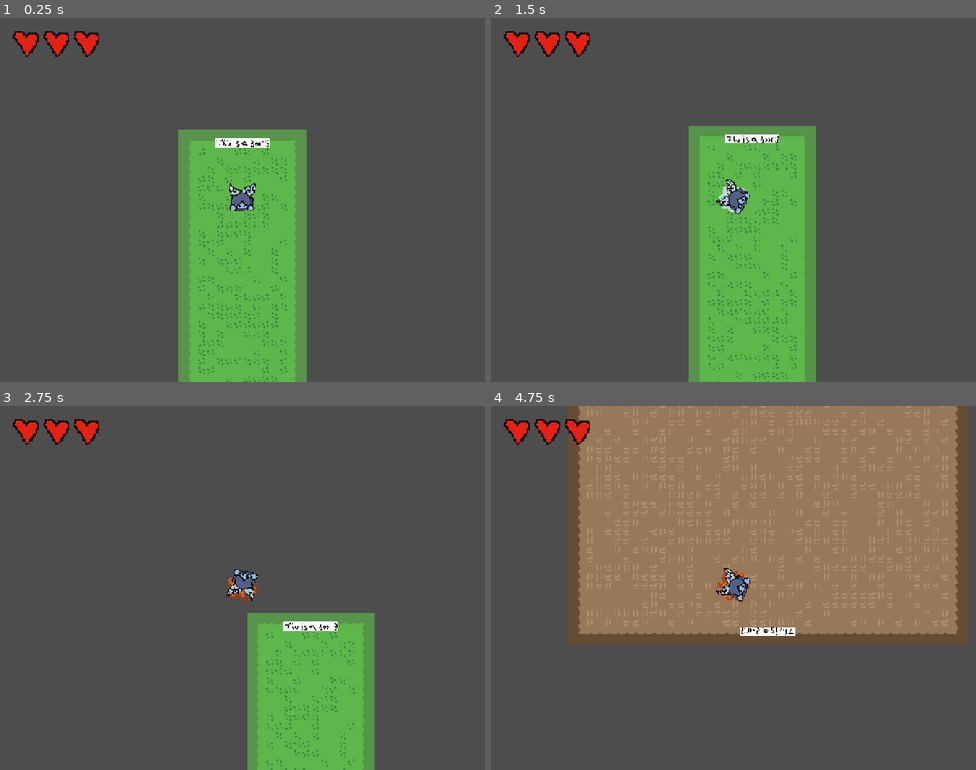
Above: before the commit, frames 1-4 (two rows, left to right).
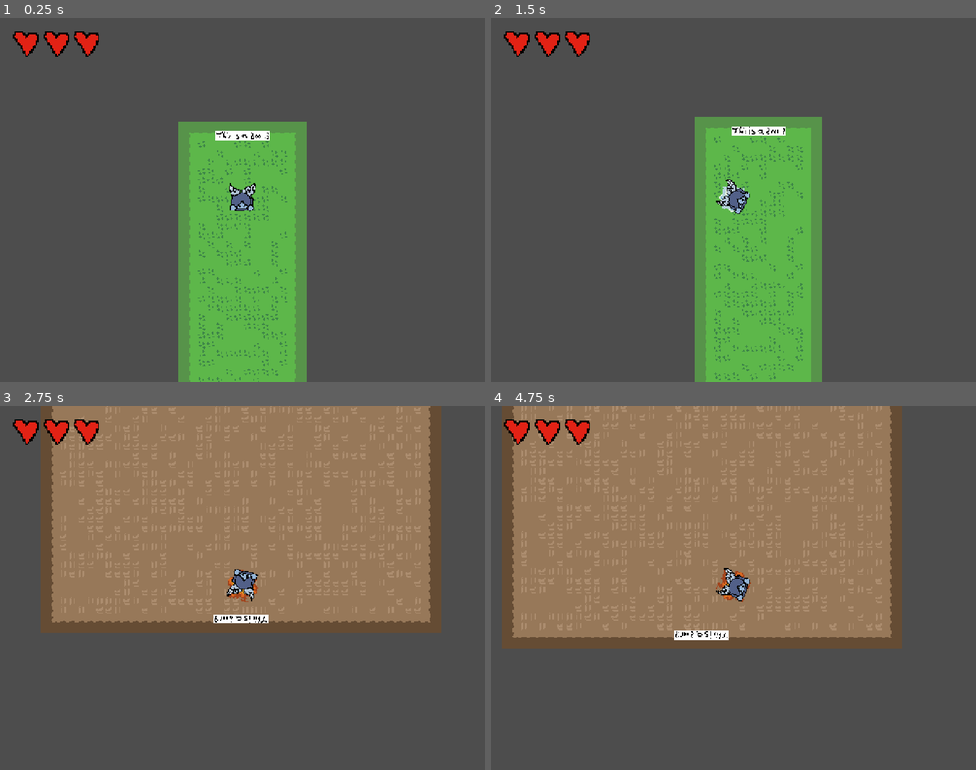
Above: after the commit, the same moments.

Repository: kheeys-a-kheeys/spin-2-win
Game: Godot game, scene res://World/World.tscn
The game is run twice, just before and just after one commit, with the same random seed, the same clock (stepped at 60 frames per second) and the same inputs.
Inputs (mouse positions are in pixels of both pictures, inside the frame that each line leads up to):
- Up to frame 1 (0.25 s): no input
- Up to frame 2 (1.5 s): tap Enter at 0.5 s; move the mouse to (840, 181) at 0.52 s; tap Space (Spawn-enemy) at 0.6, 1.25 s; move the mouse to (636, 218) at 1.27 s; right-click (636, 218) at 1.35 s
- Up to frame 3 (2.75 s): move the mouse to (291, 507) at 2.02 s; click (291, 507) at 2.1 s
- Up to frame 4 (4.75 s): move the mouse to (709, 660) at 2.77 s; tap Space (Spawn-enemy) at 2.85 s; move the mouse to (879, 642) at 3.52 s; right-click (879, 642) at 3.6 s; move the mouse to (588, 533) at 4.27 s; click (588, 533) at 4.35 s

The runs differ from the first frame. In frame 1, 2.9% of the frame differs, in the area x 36-64%, y 28-100%; in frame 2, 6.6%; in frame 3, 60%, in the area x 8-91%, y 0-100%; in frame 4, 22%.

Commit message:
added room borders + customizable to each room

Diff:
--- a/Globals/Global.gd
+++ b/Globals/Global.gd
@@ -2,3 +2,7 @@
 
 var player = null
 var boss = null
+var world_boundaries_right: float
+var world_boundaries_left: float
+var world_boundaries_up: float
+var world_boundaries_down: float
--- a/Player/Player.gd
+++ b/Player/Player.gd
@@ -15,6 +15,12 @@
 var invulf_max: int = 60 # max i-frame count\
 var points: = 0 #players gains points from different interactiosn including killing enemies
 
+#world_boundaries
+var left_boundary: float
+var right_boundary: float
+var up_boundary: float
+var down_boundary: float
+
 @onready var sprite = $spinor
 @onready var fire_aura = $"spinor-fire"
 @onready var frost_aura = $"spinor-frost"
@@ -26,6 +32,24 @@
 	print(get_groups())
 
 func _physics_process(delta: float) -> void:
+	#refrence
+	left_boundary = Global.world_boundaries_left
+	right_boundary = Global.world_boundaries_right
+	up_boundary = Global.world_boundaries_up
+	down_boundary = Global.world_boundaries_down
+
+	#check player out of bounds
+	if global_position.x < left_boundary:
+		global_position.x = left_boundary + 0.2
+	elif global_position.x > right_boundary:
+		global_position.x = right_boundary - 0.2
+	#y axis is inverted
+	elif global_position.y < up_boundary:
+		global_position.y = up_boundary + 0.2
+	elif global_position.y > down_boundary:
+		global_position.y = down_boundary - 0.2
+
+
 	if invulf > 0:
 		invulf += -1
 		if invulf % 5 == 0: # invulf / x must be an even number!
@@ -33,9 +57,23 @@
 
 # function (eventually) connected to area_entered signal
 func _on_player_opp_collision(o_box: Area2D) -> void:
-	#print("area collided")
-	#print("opponent area positioned at: ", o_box.global_position)
-	damage_machine(o_box)
+	#world_collisions
+	if o_box.name == "left-boundary":
+		motion.x = abs(motion.x)
+		global_position.x += 10
+	elif o_box.name == "right-boundary":
+		motion.x = -abs(motion.x)
+		global_position.x -= 10
+	elif o_box.name == "up-boundary":
+		motion.y = abs(motion.y)
+		global_position.y += 10
+	elif o_box.name == "down-boundary":
+		motion.y = -abs(motion.y)
+		global_position.y -= 10
+	else:
+
+
+		damage_machine(o_box)
 	#player_collision(o_box)
 
 # function connected to body_entered signal
@@ -149,6 +187,13 @@
 			bounce(o_box, speed)
 		elif o_box.get_parent().type == "fire" || o_box.get_parent().type == "frost":
 			damage_received(o_box)
+
+	#dirty fix but it works so....
+	if global_position.x < -8:
+		global_position.x = 8
+
+
+
 # what to do when actually damaged
 func damage_received(o_box: Area2D) -> void:
 	if invulf == 0: # if i-frames aren't active
--- a/World/World.gd
+++ b/World/World.gd
@@ -42,7 +42,8 @@
 	Player.set_frame()
 	Player.spin_frame(delta)
 
-func _physics_process(delta: float) -> void:
+
+# return mouse position relative to the viewport centerfunc _physics_process(delta: float) -> void:
 	#if Player.speed < 64:
 		#Player.spin = 0 # gives some leeway in movement
 
@@ -53,7 +54,6 @@
 	if Player.spin != 0:
 		Player.aligning(target)
 
-# return mouse position relative to the viewport center
 func mouse_target() -> Vector2:
 	var mouse_pos = get_viewport().get_mouse_position()
 	return mouse_pos - viewport_rect.get_center()
--- a/World/levelContainer/Level-Cave-0/Level-Cave-0.gd
+++ b/World/levelContainer/Level-Cave-0/Level-Cave-0.gd
@@ -1,7 +1,11 @@
 extends Node2D
 
 @onready var doors = [$"door-north", $"door-south"]
-
+func _ready() -> void:
+	Global.world_boundaries_left = 3
+	Global.world_boundaries_right = 500
+	Global.world_boundaries_up = 3
+	Global.world_boundaries_down = 501
 # this function should be generally applicable to all levels with doors
 func door_transition(from_door: String) -> void:
 	for i in doors:
--- a/World/levelContainer/Level-Cave-0/Level-Cave-0.tscn
+++ b/World/levelContainer/Level-Cave-0/Level-Cave-0.tscn
@@ -63,6 +63,17 @@
 polygons = Array[PackedInt32Array]([PackedInt32Array(0, 1, 2, 3)])
 outlines = Array[PackedVector2Array]([PackedVector2Array(0, 0, 503, 0, 503, 504, 0, 504)])
 
+[sub_resource type="WorldBoundaryShape2D" id="WorldBoundaryShape2D_ir4rd"]
+normal = Vector2(1, 0)
+
+[sub_resource type="WorldBoundaryShape2D" id="WorldBoundaryShape2D_f7dj6"]
+normal = Vector2(-1, 0)
+
+[sub_resource type="WorldBoundaryShape2D" id="WorldBoundaryShape2D_tyokq"]
+normal = Vector2(0, 1)
+
+[sub_resource type="WorldBoundaryShape2D" id="WorldBoundaryShape2D_lcj5s"]
+
 [node name="Level-Cave-0" type="Node2D" unique_id=619317119]
 script = ExtResource("1_wlyaq")
 
@@ -103,4 +114,28 @@
 [node name="NavigationRegion2D" type="NavigationRegion2D" parent="." unique_id=711085607]
 navigation_polygon = SubResource("NavigationPolygon_ai34y")
 
+[node name="left-boundary" type="Area2D" parent="." unique_id=761361994]
+
+[node name="CollisionShape2D" type="CollisionShape2D" parent="left-boundary" unique_id=1802447092]
+position = Vector2(1, 0)
+shape = SubResource("WorldBoundaryShape2D_ir4rd")
+
+[node name="right-boundary" type="Area2D" parent="." unique_id=800398810]
+
+[node name="CollisionShape2D" type="CollisionShape2D" parent="right-boundary" unique_id=758346808]
+position = Vector2(501, 11)
+shape = SubResource("WorldBoundaryShape2D_f7dj6")
+
+[node name="up-boundary" type="Area2D" parent="." unique_id=1023338458]
+
+[node name="CollisionShape2D" type="CollisionShape2D" parent="up-boundary" unique_id=1076900916]
+position = Vector2(167, 3)
+shape = SubResource("WorldBoundaryShape2D_tyokq")
+
+[node name="down-boundary" type="Area2D" parent="." unique_id=1822338615]
+
+[node name="CollisionShape2D" type="CollisionShape2D" parent="down-boundary" unique_id=1600391462]
+position = Vector2(200, 502)
+shape = SubResource("WorldBoundaryShape2D_lcj5s")
+
 [connection signal="area_entered" from="door-south/Area2D" to="door-south" method="_on_door_entered"]
--- a/World/levelContainer/Level-Forest-0/Level-Forest-0.gd
+++ b/World/levelContainer/Level-Forest-0/Level-Forest-0.gd
@@ -1,6 +1,13 @@
 extends Node2D
 
 @onready var doors = [$"door-north"]
+
+func _ready() -> void:
+	#intialize boundaries
+	Global.world_boundaries_left = 0
+	Global.world_boundaries_right = 130
+	Global.world_boundaries_up = -10
+	Global.world_boundaries_down = 948
 
 # this function should be generally applicable to all levels with doors
 func door_transition(from_door: String) -> void:
--- a/World/levelContainer/Level-Forest-0/Level-Forest-0.tscn
+++ b/World/levelContainer/Level-Forest-0/Level-Forest-0.tscn
@@ -54,8 +54,19 @@
 physics_layer_0/collision_layer = 1
 sources/0 = SubResource("TileSetAtlasSource_3nkbe")
 
+[sub_resource type="WorldBoundaryShape2D" id="WorldBoundaryShape2D_1f3p6"]
+normal = Vector2(1, 0)
+distance = -23.0
+
+[sub_resource type="WorldBoundaryShape2D" id="WorldBoundaryShape2D_ir4rd"]
+normal = Vector2(-1, 0)
+
 [sub_resource type="RectangleShape2D" id="RectangleShape2D_1f3p6"]
 size = Vector2(72, 8)
+
+[sub_resource type="WorldBoundaryShape2D" id="WorldBoundaryShape2D_f7dj6"]
+
+[sub_resource type="WorldBoundaryShape2D" id="WorldBoundaryShape2D_tyokq"]
 
 [node name="Level-Forest-0" type="Node2D" unique_id=1301378483]
 script = ExtResource("1_3nkbe")
@@ -67,6 +78,19 @@
 [node name="wall-tiles" type="TileMapLayer" parent="." unique_id=941961647]
 tile_map_data = PackedByteArray("AAAAAP//AAAGAAAAAAABAP//AAAGAAAAAAACAP//AAAGAAAAAAADAP//AAAGAAAAAAAEAP//AAAGAAAAAAAFAP …(5872 unchanged characters)…
 tile_set = SubResource("TileSet_t5xhs")
+
+[node name="left-boundary" type="Area2D" parent="." unique_id=408367428]
+
+[node name="CollisionShape2D" type="CollisionShape2D" parent="left-boundary" unique_id=2118854252]
+position = Vector2(13, 2)
+shape = SubResource("WorldBoundaryShape2D_1f3p6")
+
+[node name="right-boundary" type="Area2D" parent="." unique_id=1355781442]
+position = Vector2(112, 2)
+
+[node name="CollisionShape2D" type="CollisionShape2D" parent="right-boundary" unique_id=135089508]
+position = Vector2(17, -2)
+shape = SubResource("WorldBoundaryShape2D_ir4rd")
 
 [node name="door-north" type="Sprite2D" parent="." unique_id=987520363]
 position = Vector2(24, -12)
@@ -80,4 +104,18 @@
 position = Vector2(36, 4)
 shape = SubResource("RectangleShape2D_1f3p6")
 
+[node name="up-boundary" type="Area2D" parent="." unique_id=1496088147]
+
+[node name="CollisionShape2D" type="CollisionShape2D" parent="up-boundary" unique_id=1683499678]
+position = Vector2(49, -10)
+shape = SubResource("WorldBoundaryShape2D_f7dj6")
+
+[node name="down-boundary" type="Area2D" parent="." unique_id=1094620668]
+
+[node name="CollisionShape2D" type="CollisionShape2D" parent="down-boundary" unique_id=1600099667]
+position = Vector2(58, 959)
+shape = SubResource("WorldBoundaryShape2D_tyokq")
+
+[connection signal="area_entered" from="left-boundary" to="." method="_on_leftboundary_area_entered"]
+[connection signal="area_entered" from="right-boundary" to="." method="_on_rightboundary_area_entered"]
 [connection signal="area_entered" from="door-north/Area2D" to="door-north" method="_on_door_entered"]
